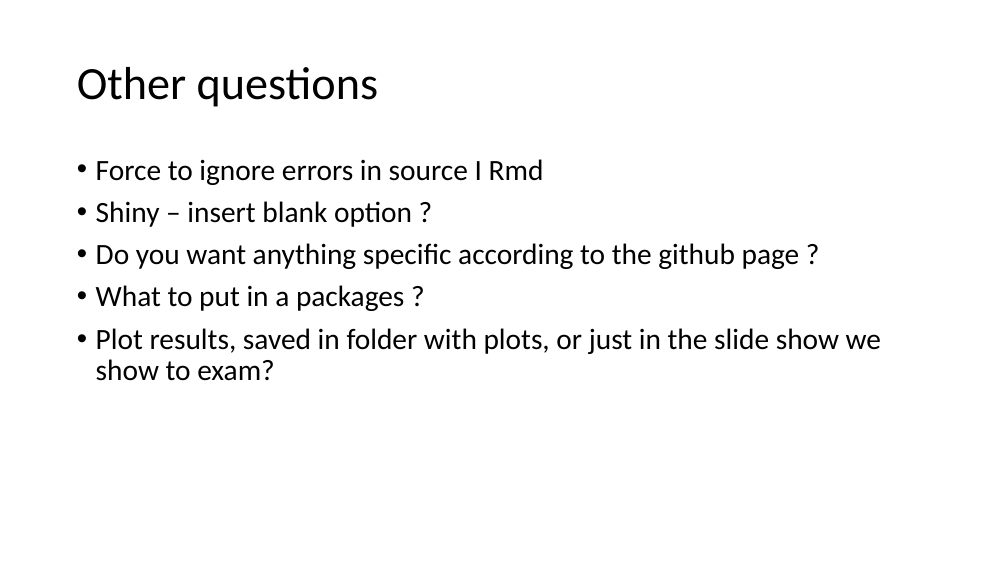
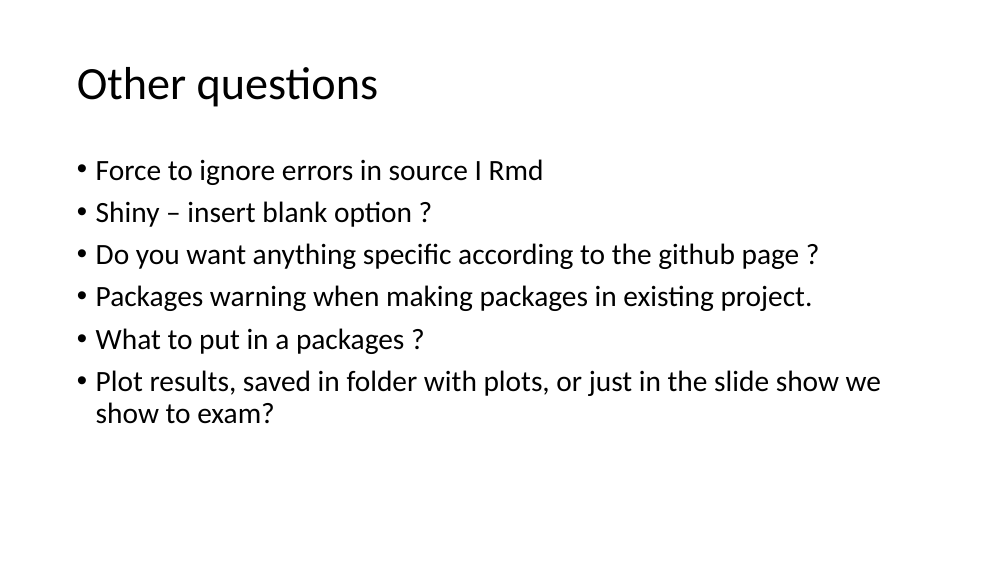
Before and after one commit to rforbiodatascience/2020_group01, a slide deck: slide 4 of Doc/questions_leon_group1_06_05_2020.pptx. Drawn at 1008x567 pixels with LibreOffice and Linux fonts; fonts in the diff are those of the drawing. Boxes give left, top, right and bottom in pixels: in the first picture for what was removed or moved away, otherwise in the second. Text is boxed around its words. In the diff, an @@ line names an element or a change of style, - is before the commit and + after.

```diff
--- a/Doc/questions_leon_group1_06_05_2020.pptx
+++ b/Doc/questions_leon_group1_06_05_2020.pptx
@@ text at <box>96,285,813,311</box>: paragraph added @@
+• Packages warning when making packages in existing project.
```
Also in this commit, not shown: 4 other files.
